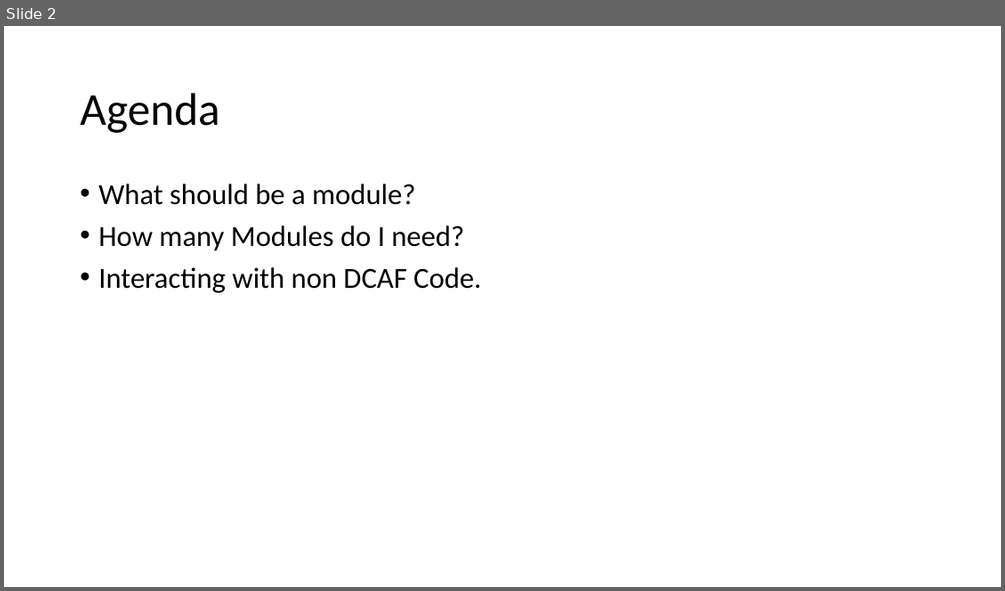
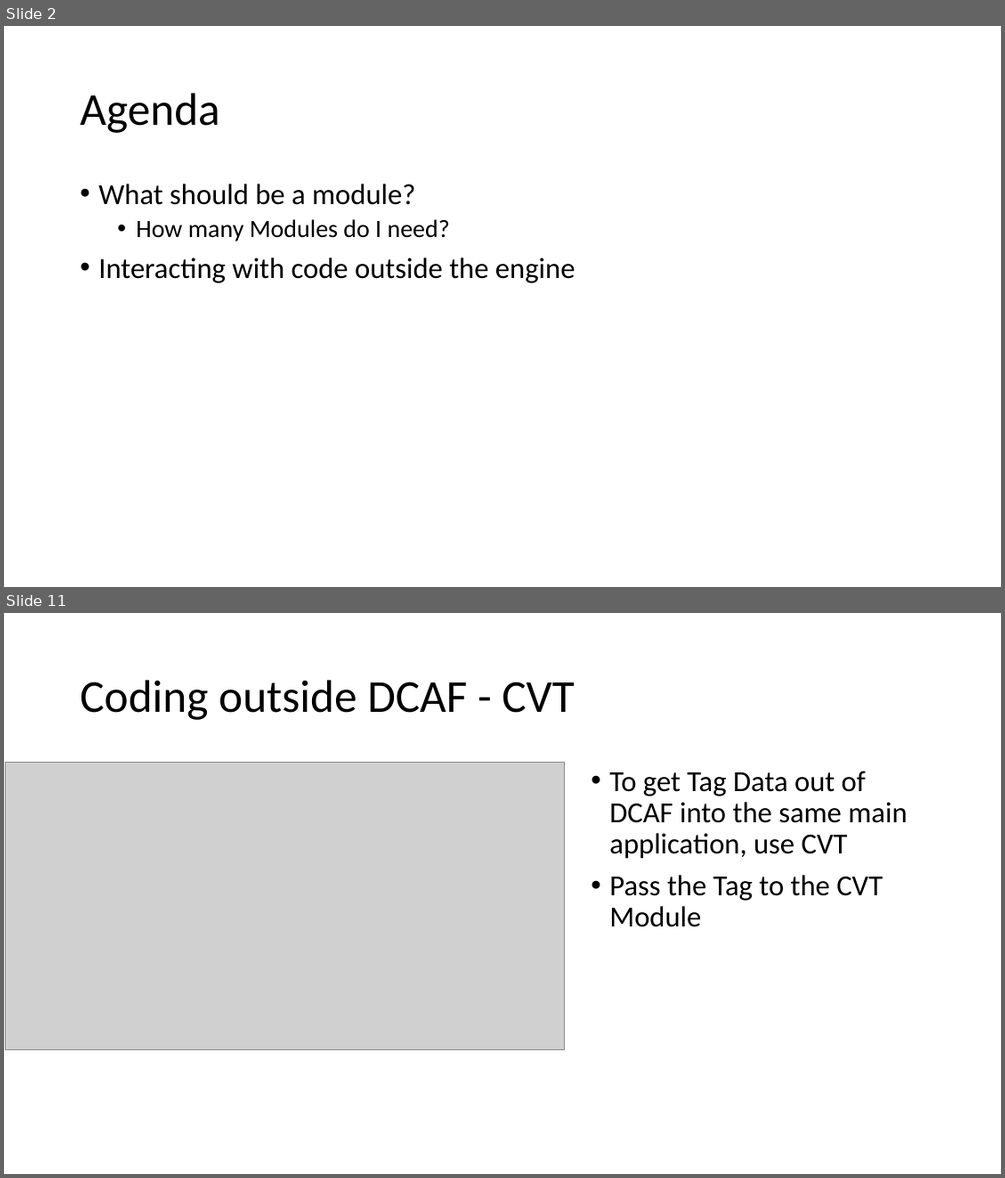
Before and after one commit to LabVIEW-DCAF/Documentation, a slide deck: Trunk/Getting Started Material/DCAF Training/4 Designing an application with DCAF.pptx. Shown one above the other, each under a label of ours: slide 2 before the commit, slides 2 and 11 after it; the slides between them are not shown. The pictures are 1005x591 and 1005x1178 pixels, drawn with LibreOffice and Linux fonts; fonts in the diff are those of the drawing; grey boxes stand for pictures. Boxes give left, top, right and bottom in pixels: in the first picture for what was removed or moved away, otherwise in the second. Text is boxed around its words. In the diff, an @@ line names an element or a change of style, - is before the commit and + after.

Commit message:
Working on Ch4
First pass at Ch4.

Content pulled from devguide and Shared Memory and CTV Whitepapers.

```diff
--- a/Trunk/Getting Started Material/DCAF Training/4 Designing an application with DCAF.pptx
+++ b/Trunk/Getting Started Material/DCAF Training/4 Designing an application with DCAF.pptx
@@ slide 11 added at (4, 613, 1001, 1174), background #FFFFFF @@
@@ title added at (80, 680, 574, 720), 44 pt, text #000000 @@
+Coding outside DCAF - CVT
@@ picture added at (5, 763, 564, 1050) @@
@@ text added at (609, 771, 906, 927), 28 pt, text #000000 @@
+• To get Tag Data out of DCAF into the same main application, use CVT
+• Pass the Tag to the CVT Module
@@ slide 2 changed as well @@
@@ text at (136, 219, 450, 241): size 28 to 24 pt in "How many Modules do I need?"; list level 1 to 2 in "How many Modules do I ..." @@
@@ text at (98, 257, 575, 283): text changed @@
-• Interacting with non DCAF Code.
+• Interacting with code outside the engine
```
Also in this commit, not shown: 13 other slides added, 1 slide removed.
